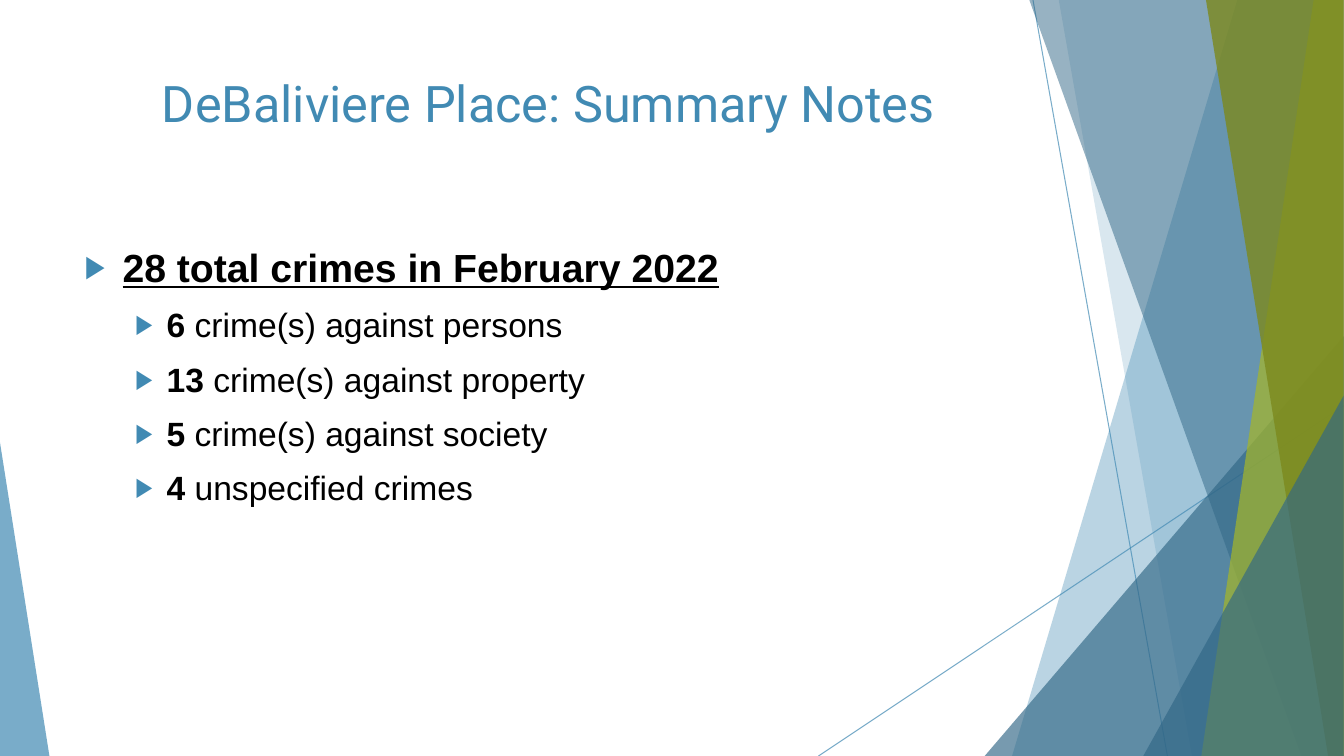
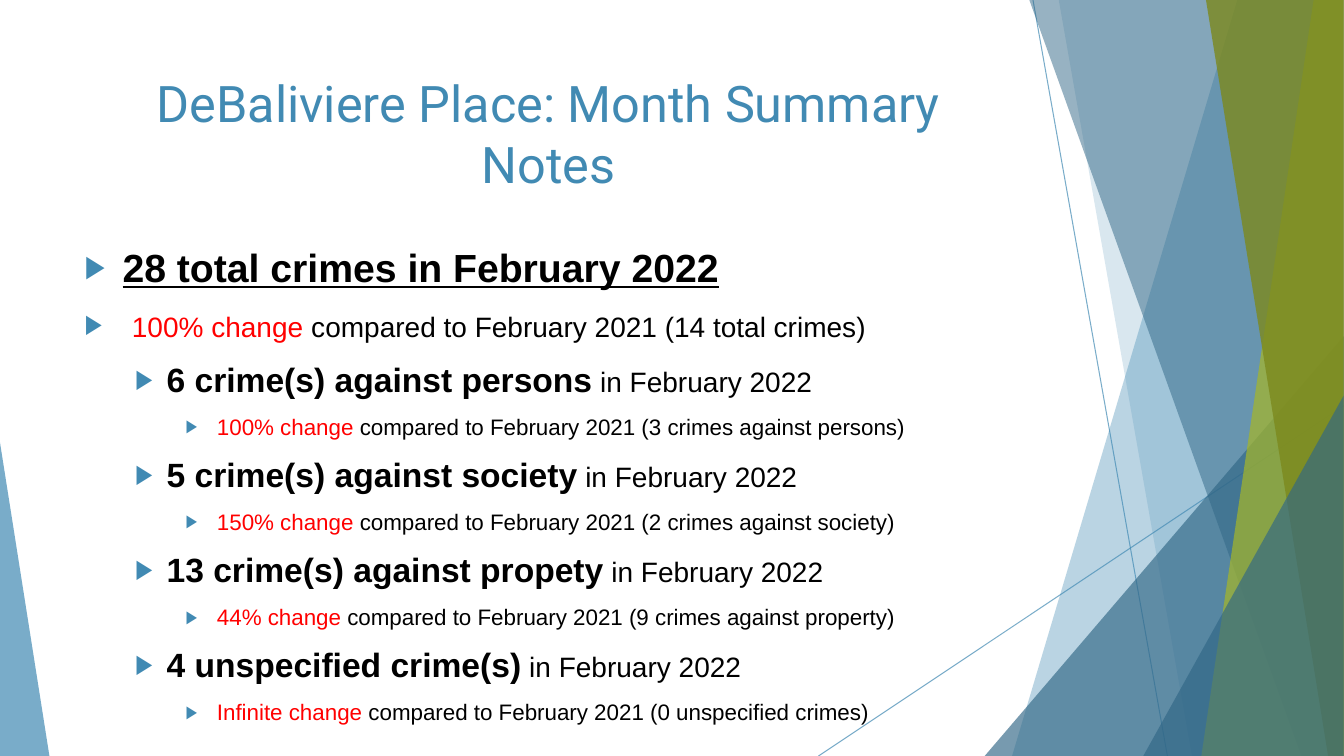
Before and after one commit to wumcrc/monthly-crime-reports, a slide deck: slide 38 of NIBRS/results/presentations/2022/February/sdbp-dbp-we-vp-February2022.pptx (slide 35 before the commit). Drawn at 1344x756 pixels with LibreOffice and Linux fonts; fonts in the diff are those of the drawing. Boxes give left, top, right and bottom in pixels: in the first picture for what was removed or moved away, otherwise in the second. Text is boxed around its words. In the diff, an @@ line names an element or a change of style, - is before the commit and + after.

Commit message:
added monthly & yearly comparison

```diff
--- a/NIBRS/results/presentations/2022/February/sdbp-dbp-we-vp-February2022.pptx
+++ b/NIBRS/results/presentations/2022/February/sdbp-dbp-we-vp-February2022.pptx
@@ title at box(157, 84, 940, 184): text changed @@
-DeBaliviere Place: Summary Notes
+DeBaliviere Place: Month Summary Notes
@@ text at box(132, 316, 905, 726): text changed; size 24 to 16 pt @@
-  ▶ 6 crime(s) against persons
-  ▶ 13 crime(s) against property
-  ▶ 5 crime(s) against society
-  ▶ 4 unspecified crimes
+▶ 100% change compared to February 2021 (14 total crimes)
+  ▶ 6 crime(s) against persons in February 2022
+    ▶ 100% change compared to February 2021 (3 crimes against persons)
+  ▶ 5 crime(s) against society in February 2022
+    ▶ 150% change compared to February 2021 (2 crimes against society)
+  ▶ 13 crime(s) against propety in February 2022
+    ▶ 44% change compared to February 2021 (9 crimes against property)
+  ▶ 4 unspecified crime(s) in February 2022
+    ▶ Infinite change compared to February 2021 (0 unspecified crimes)
```
Also in this commit, not shown: 7 other slides changed, 4 slides added, 16 other files.
